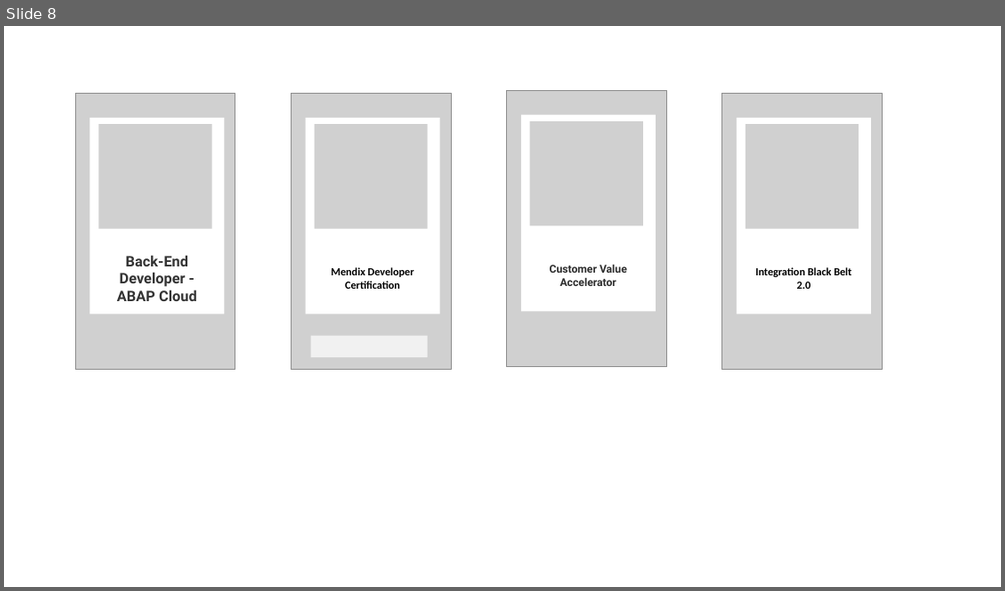
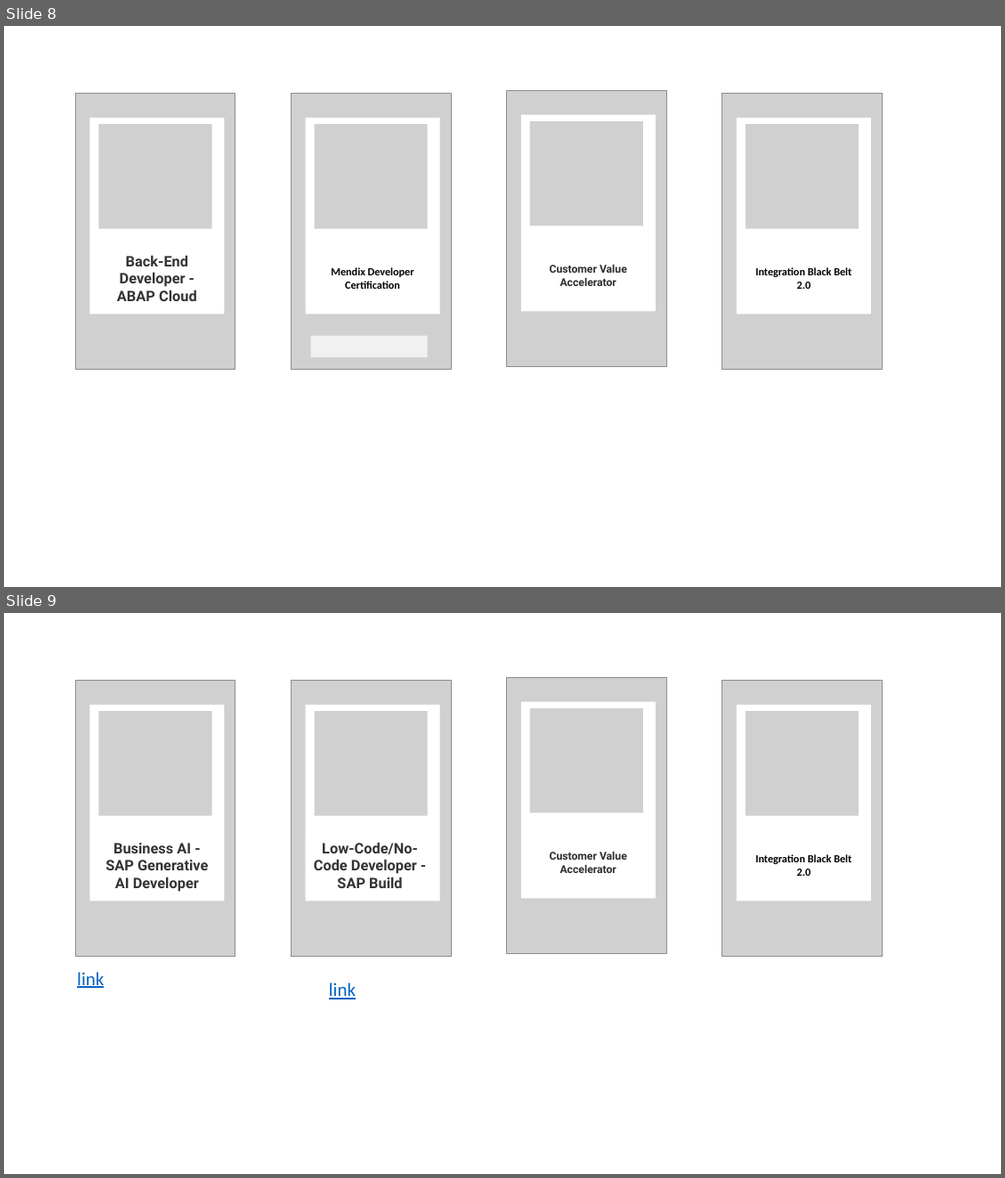
Before and after one commit to superwangnan/superwangnan.github.io, a slide deck: badges.pptx. Shown one above the other, each under a label of ours: slide 8 before the commit, slides 8 and 9 after it. The pictures are 1005x591 and 1005x1178 pixels, drawn with LibreOffice and Linux fonts; fonts in the diff are those of the drawing; grey boxes stand for pictures. Boxes give left, top, right and bottom in pixels: in the first picture for what was removed or moved away, otherwise in the second. Text is boxed around its words. In the diff, an @@ line names an element or a change of style, - is before the commit and + after.

Commit message:
add business ai, lcnc badge

```diff
--- a/badges.pptx
+++ b/badges.pptx
@@ slide 9 added at (x1=4, y1=613, x2=1001, y2=1174), background #FFFFFF @@
@@ picture added at (x1=75, y1=681, x2=235, y2=957) @@
@@ picture added at (x1=291, y1=681, x2=451, y2=957) @@
@@ picture added at (x1=507, y1=677, x2=666, y2=953) @@
@@ picture added at (x1=722, y1=681, x2=882, y2=957) @@
@@ rectangle added at (x1=90, y1=705, x2=225, y2=900), fill #FFFFFF @@
@@ picture added at (x1=99, y1=711, x2=212, y2=816) @@
@@ rectangle added at (x1=306, y1=705, x2=440, y2=900), fill #FFFFFF @@
@@ picture added at (x1=315, y1=711, x2=428, y2=816) @@
@@ rectangle added at (x1=521, y1=702, x2=655, y2=899), fill #FFFFFF @@
@@ picture added at (x1=530, y1=708, x2=643, y2=812) @@
@@ rectangle added at (x1=736, y1=705, x2=872, y2=900), fill #FFFFFF @@
@@ picture added at (x1=745, y1=711, x2=858, y2=816) @@
@@ rectangle added at (x1=96, y1=834, x2=219, y2=897), fill #FFFFFF, 14 pt, text #333333, bold @@
+Business AI - SAP Generative AI Developer
@@ rectangle added at (x1=306, y1=834, x2=435, y2=897), fill #FFFFFF, 14 pt, text #333333, bold @@
+Low-Code/No-Code Developer - SAP Build
@@ rectangle added at (x1=526, y1=831, x2=651, y2=894), fill #FFFFFF, 10.5 pt, text #2E2E2E, bold @@
+Customer Value Accelerator
@@ rectangle added at (x1=742, y1=834, x2=866, y2=897), fill #FFFFFF, 10.5 pt, text #000000, bold @@
+Integration Black Belt 2.0
@@ text added at (x1=77, y1=972, x2=104, y2=988), 18 pt, text #0563C1, underline @@
+link
@@ text added at (x1=329, y1=982, x2=356, y2=999), 18 pt, text #0563C1, underline @@
+link
```
Also in this commit, not shown: 3 other files.
